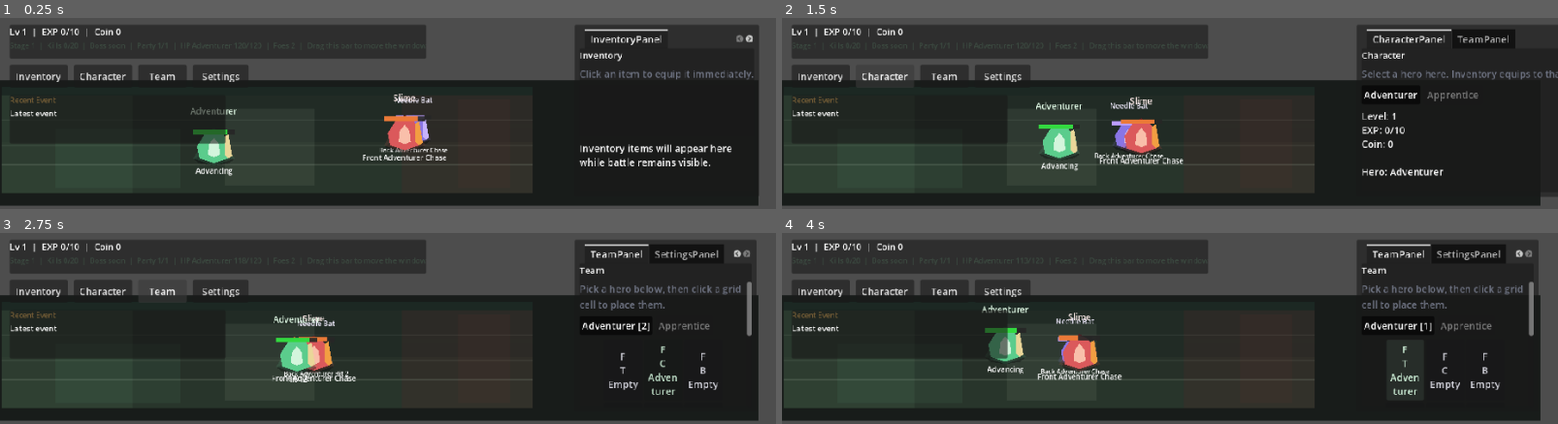
Above: before the commit, frames 1-4 (two rows, left to right).
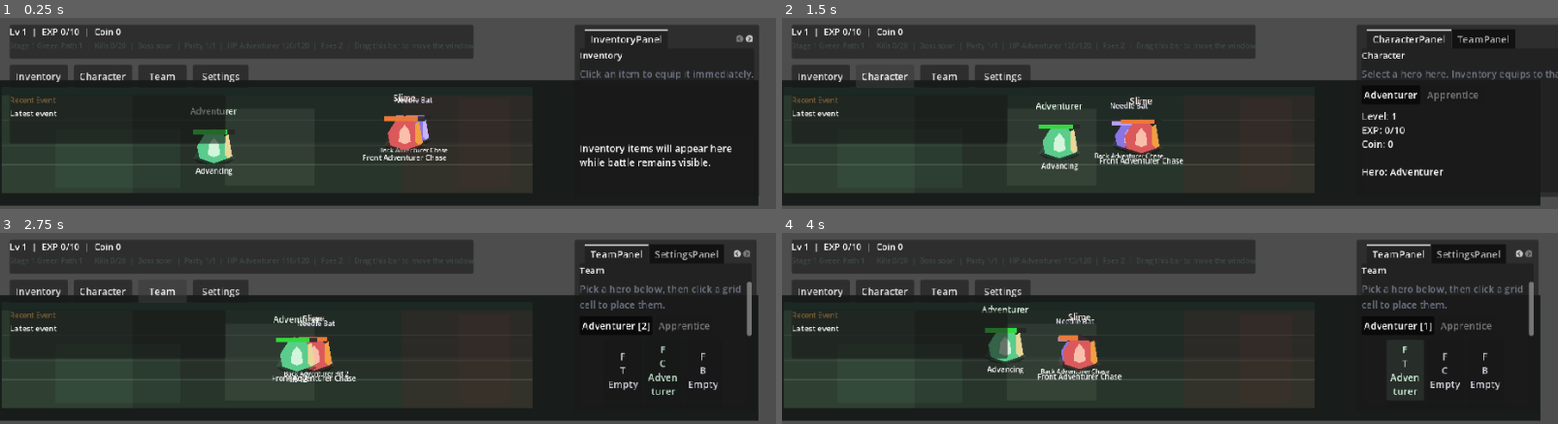
Above: after the commit, the same moments.

Repository: risky2k1/The-Journey-RPG
Game: Godot game, scene res://scenes/main/Main.tscn
Same seed, same stepped clock (60 frames per second), same inputs: the game is played once before the commit and once after it.
Inputs:
- Up to frame 1 (0.25 s): no input
- Up to frame 2 (1.5 s): click "Inventory" at 0.5 s; click "Character" at 1.25 s
- Up to frame 3 (2.75 s): click "Team" at 2 s
- Up to frame 4 (4 s): click "Adventurer [2]" at 2.75 s; click "F T Empty" at 3.5 s

The runs differ from the first frame. In frame 1, 1.0% of the frame differs, in the area x 8-61%, y 3-22%; in frame 2, 1.0%; in frame 3, 1.0%; in frame 4, 1.0%.

Commit message:
feat: Add new enemies (Briar Boar, Thorn Matriarch, Thorn Stinger) and update stages with new enemy pools and rewards; enhance battle manager for stage progression

Diff:
--- /dev/null
+++ b/the-journey-rpg/resources/enemies/briar_boar.tres
@@ -0,0 +1,20 @@
+[gd_resource type="Resource" script_class="EnemyData" load_steps=2 format=3]
+
+[ext_resource type="Script" path="res://scripts/data/enemy_data.gd" id="1_x4k4h"]
+
+[resource]
+script = ExtResource("1_x4k4h")
+id = &"enemy_briar_boar"
+display_name = "Briar Boar"
+enemy_type = &"normal"
+base_hp = 42
+base_attack = 5
+base_attack_speed = 0.95
+base_move_speed = 74.0
+attack_range = 26.0
+reward_exp = 4
+reward_coin = 3
+loot_table_id = &"forest_basic"
+sprite_id = &"enemy_briar_boar_sprite"
+is_boss = false
+target_rule = &"front_first"
--- /dev/null
+++ b/the-journey-rpg/resources/enemies/thorn_matriarch.tres
@@ -0,0 +1,20 @@
+[gd_resource type="Resource" script_class="EnemyData" load_steps=2 format=3]
+
+[ext_resource type="Script" path="res://scripts/data/enemy_data.gd" id="1_26vg7"]
+
+[resource]
+script = ExtResource("1_26vg7")
+id = &"enemy_thorn_matriarch"
+display_name = "Thorn Matriarch"
+enemy_type = &"boss"
+base_hp = 300
+base_attack = 11
+base_attack_speed = 1.0
+base_move_speed = 60.0
+attack_range = 40.0
+reward_exp = 30
+reward_coin = 18
+loot_table_id = &"thorn_boss"
+sprite_id = &"enemy_thorn_matriarch_sprite"
+is_boss = true
+target_rule = &"lowest_hp"
--- /dev/null
+++ b/the-journey-rpg/resources/enemies/thorn_stinger.tres
@@ -0,0 +1,20 @@
+[gd_resource type="Resource" script_class="EnemyData" load_steps=2 format=3]
+
+[ext_resource type="Script" path="res://scripts/data/enemy_data.gd" id="1_xv81t"]
+
+[resource]
+script = ExtResource("1_xv81t")
+id = &"enemy_thorn_stinger"
+display_name = "Thorn Stinger"
+enemy_type = &"normal"
+base_hp = 24
+base_attack = 4
+base_attack_speed = 1.45
+base_move_speed = 98.0
+attack_range = 34.0
+reward_exp = 5
+reward_coin = 3
+loot_table_id = &"thorn_basic"
+sprite_id = &"enemy_thorn_stinger_sprite"
+is_boss = false
+target_rule = &"back_row_first"
--- a/the-journey-rpg/resources/stages/stage_001.tres
+++ b/the-journey-rpg/resources/stages/stage_001.tres
@@ -5,6 +5,7 @@
 [resource]
 script = ExtResource("1_4a6g4")
 id = &"stage_001"
+stage_number = 1
 display_name = "Green Path 1"
 background_id = &"green_path"
 enemy_pool_ids = Array[StringName]([&"enemy_slime", &"enemy_needle_bat"])
@@ -12,3 +13,6 @@
 boss_enemy_id = &"enemy_slime_king"
 spawn_profile_id = &"spawn_basic"
 reward_profile_id = &"reward_basic"
+next_stage_id = &"stage_002"
+clear_reward_exp = 6
+clear_reward_coin = 4
--- /dev/null
+++ b/the-journey-rpg/resources/stages/stage_002.tres
@@ -0,0 +1,18 @@
+[gd_resource type="Resource" script_class="StageData" load_steps=2 format=3]
+
+[ext_resource type="Script" path="res://scripts/data/stage_data.gd" id="1_bsu1y"]
+
+[resource]
+script = ExtResource("1_bsu1y")
+id = &"stage_002"
+stage_number = 2
+display_name = "Green Path 2"
+background_id = &"green_path"
+enemy_pool_ids = Array[StringName]([&"enemy_slime", &"enemy_needle_bat", &"enemy_briar_boar"])
+kill_target = 28
+boss_enemy_id = &"enemy_slime_king"
+spawn_profile_id = &"spawn_swarm"
+reward_profile_id = &"reward_green_path_2"
+next_stage_id = &"stage_003"
+clear_reward_exp = 10
+clear_reward_coin = 6
--- /dev/null
+++ b/the-journey-rpg/resources/stages/stage_003.tres
@@ -0,0 +1,18 @@
+[gd_resource type="Resource" script_class="StageData" load_steps=2 format=3]
+
+[ext_resource type="Script" path="res://scripts/data/stage_data.gd" id="1_spak2"]
+
+[resource]
+script = ExtResource("1_spak2")
+id = &"stage_003"
+stage_number = 3
+display_name = "Thorn Crossing"
+background_id = &"thorn_crossing"
+enemy_pool_ids = Array[StringName]([&"enemy_needle_bat", &"enemy_briar_boar", &"enemy_thorn_stinger"])
+kill_target = 34
+boss_enemy_id = &"enemy_thorn_matriarch"
+spawn_profile_id = &"spawn_thorn_crossing"
+reward_profile_id = &"reward_thorn_crossing"
+next_stage_id = &"stage_001"
+clear_reward_exp = 16
+clear_reward_coin = 10
--- a/the-journey-rpg/scripts/app/data_registry.gd
+++ b/the-journey-rpg/scripts/app/data_registry.gd
@@ -7,12 +7,16 @@
 const STAGE_DATA_DIR := "res://resources/stages"
 const ITEM_DATA_DIR := "res://resources/items"
 const TEAM_SLOT_DATA_DIR := "res://resources/team_slots"
+const SPAWN_PROFILE_DATA_DIR := "res://resources/spawn_profiles"
+const REWARD_PROFILE_DATA_DIR := "res://resources/reward_profiles"
 
 var heroes: Dictionary[StringName, Resource] = {}
 var enemies: Dictionary[StringName, Resource] = {}
 var stages: Dictionary[StringName, Resource] = {}
 var items: Dictionary[StringName, Resource] = {}
 var team_slots: Dictionary[StringName, Resource] = {}
+var spawn_profiles: Dictionary[StringName, Resource] = {}
+var reward_profiles: Dictionary[StringName, Resource] = {}
 
 
 func _ready() -> void:
@@ -21,6 +25,8 @@
 	stages = _load_resources(STAGE_DATA_DIR)
 	items = _load_resources(ITEM_DATA_DIR)
 	team_slots = _load_resources(TEAM_SLOT_DATA_DIR)
+	spawn_profiles = _load_resources(SPAWN_PROFILE_DATA_DIR)
+	reward_profiles = _load_resources(REWARD_PROFILE_DATA_DIR)
 
 
 func get_hero_data(id: StringName) -> Resource:
@@ -43,6 +49,14 @@
 	return team_slots.get(id)
 
 
+func get_spawn_profile_data(id: StringName) -> Resource:
+	return spawn_profiles.get(id)
+
+
+func get_reward_profile_data(id: StringName) -> Resource:
+	return reward_profiles.get(id)
+
+
 func _load_resources(directory: String) -> Dictionary[StringName, Resource]:
 	var result: Dictionary[StringName, Resource] = {}
 	var dir := DirAccess.open(directory)
--- /dev/null
+++ b/the-journey-rpg/scripts/data/reward_profile_data.gd
@@ -0,0 +1,10 @@
+extends Resource
+
+class_name RewardProfileData
+
+@export var id: StringName
+@export var display_name: String = ""
+@export var clear_reward_exp: int = 0
+@export var clear_reward_coin: int = 0
+@export var enemy_exp_multiplier: float = 1.0
+@export var enemy_coin_multiplier: float = 1.0
--- /dev/null
+++ b/the-journey-rpg/scripts/data/spawn_profile_data.gd
@@ -0,0 +1,10 @@
+extends Resource
+
+class_name SpawnProfileData
+
+@export var id: StringName
+@export var display_name: String = ""
+@export var pack_size: int = 2
+@export var respawn_delay: float = 1.1
+@export var boss_hp_bonus_per_stage: int = 20
+@export var boss_attack_bonus_per_stage: int = 1
--- a/the-journey-rpg/scripts/data/stage_data.gd
+++ b/the-journey-rpg/scripts/data/stage_data.gd
@@ -3,6 +3,7 @@
 class_name StageData
 
 @export var id: StringName
+@export var stage_number: int = 1
 @export var display_name: String = ""
 @export var background_id: StringName
 @export var enemy_pool_ids: Array[StringName] = []
@@ -10,3 +11,4 @@
 @export var boss_enemy_id: StringName
 @export var spawn_profile_id: StringName
 @export var reward_profile_id: StringName
+@export var next_stage_id: StringName
--- a/the-journey-rpg/scripts/managers/battle_manager.gd
+++ b/the-journey-rpg/scripts/managers/battle_manager.gd
@@ -64,7 +64,7 @@
 	_apply_stage_data()
 	_sync_hero_party()
 	_spawn_enemy()
-	_emit_event("Stage %d begins" % current_stage_number)
+	_emit_event("%s begins" % _current_stage_title())
 	_emit_status()
 	battle_bootstrapped.emit()
 
@@ -321,7 +321,7 @@
 			alive_enemy_count += 1
 
 	var boss_text: String = "Boss active" if battle_state.boss_spawned else "Boss soon"
-	var status_text: String = "Stage %d  |  Kills %d/%d  |  %s  |  Party %d/%d  |  HP %s  |  Foes %d" % [current_stage_number, battle_state.kill_count, battle_state.kill_target, boss_text, alive_hero_count, hero_units.size(), hero_hp_text, alive_enemy_count]
+	var status_text: String = "%s  |  Kills %d/%d  |  %s  |  Party %d/%d  |  HP %s  |  Foes %d" % [_current_stage_title(), battle_state.kill_count, battle_state.kill_target, boss_text, alive_hero_count, hero_units.size(), hero_hp_text, alive_enemy_count]
 	battle_status_changed.emit(status_text)
 
 
@@ -349,12 +349,19 @@
 
 
 func _complete_stage() -> void:
-	current_stage_number += 1
+	var completed_stage: StageData = _current_stage_data()
+	var completed_stage_title: String = _stage_title_from_data(completed_stage)
+	if progression_manager != null and completed_stage != null:
+		progression_manager.grant_rewards(completed_stage.clear_reward_exp, completed_stage.clear_reward_coin)
+
+	var next_stage_id: StringName = _next_stage_id(completed_stage)
+	battle_state.current_stage_id = next_stage_id
 	battle_state.kill_count = 0
-	battle_state.kill_target += 4
 	battle_state.boss_spawned = false
 	battle_state.boss_defeated = false
-	_emit_event("Stage %d unlocked" % current_stage_number)
+	enemy_respawn_queue.clear()
+	_apply_stage_data()
+	_emit_event("%s cleared. %s begins" % [completed_stage_title, _current_stage_title()])
 	_spawn_enemy()
 
 
@@ -562,6 +569,7 @@
 
 func _apply_stage_data() -> void:
 	var stage_data: StageData = _current_stage_data()
+	current_stage_number = maxi(stage_data.stage_number, 1)
 	battle_state.kill_target = stage_data.kill_target
 
 
@@ -571,6 +579,24 @@
 		if registry_stage_data != null:
 			return registry_stage_data
 	return StageDataResource
+
+
+func _next_stage_id(current_stage_data: StageData) -> StringName:
+	if current_stage_data != null and current_stage_data.next_stage_id != &"":
+		return current_stage_data.next_stage_id
+	return StageDataResource.id
+
+
+func _current_stage_title() -> String:
+	return _stage_title_from_data(_current_stage_data())
+
+
+func _stage_title_from_data(stage_data: StageData) -> String:
+	if stage_data == null:
+		return "Stage %d" % current_stage_number
+	if stage_data.display_name.is_empty():
+		return "Stage %d" % maxi(stage_data.stage_number, 1)
+	return "Stage %d %s" % [maxi(stage_data.stage_number, 1), stage_data.display_name]
 
 
 func _current_stage_enemy_pool() -> Array[EnemyData]:
